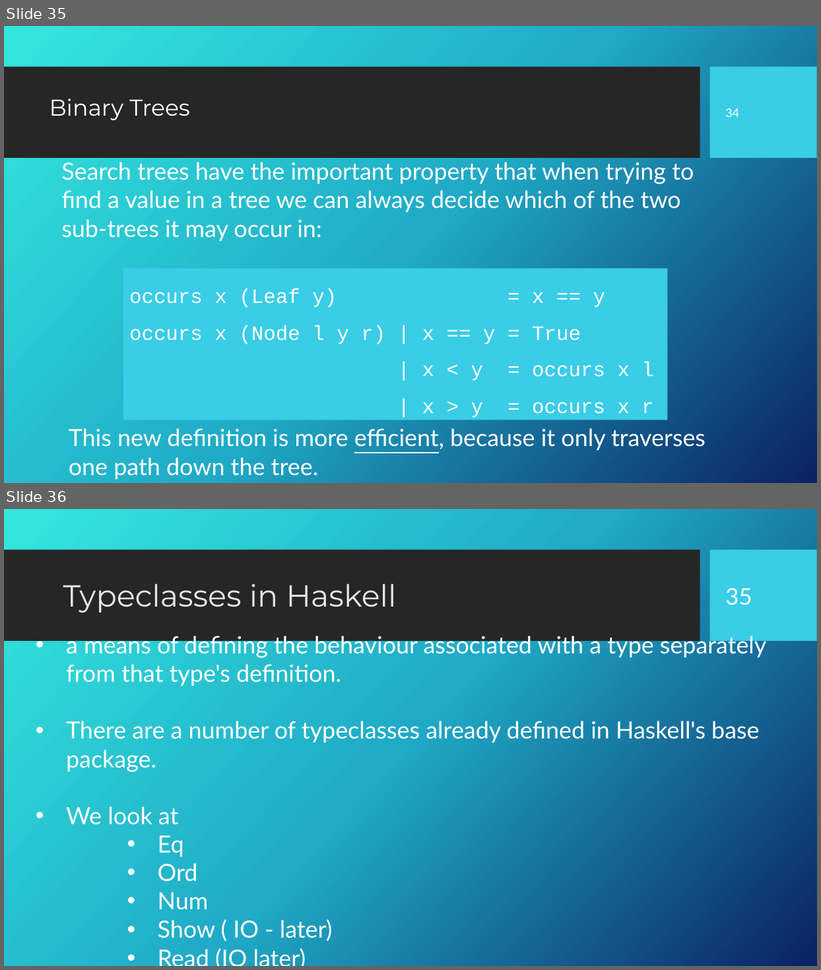
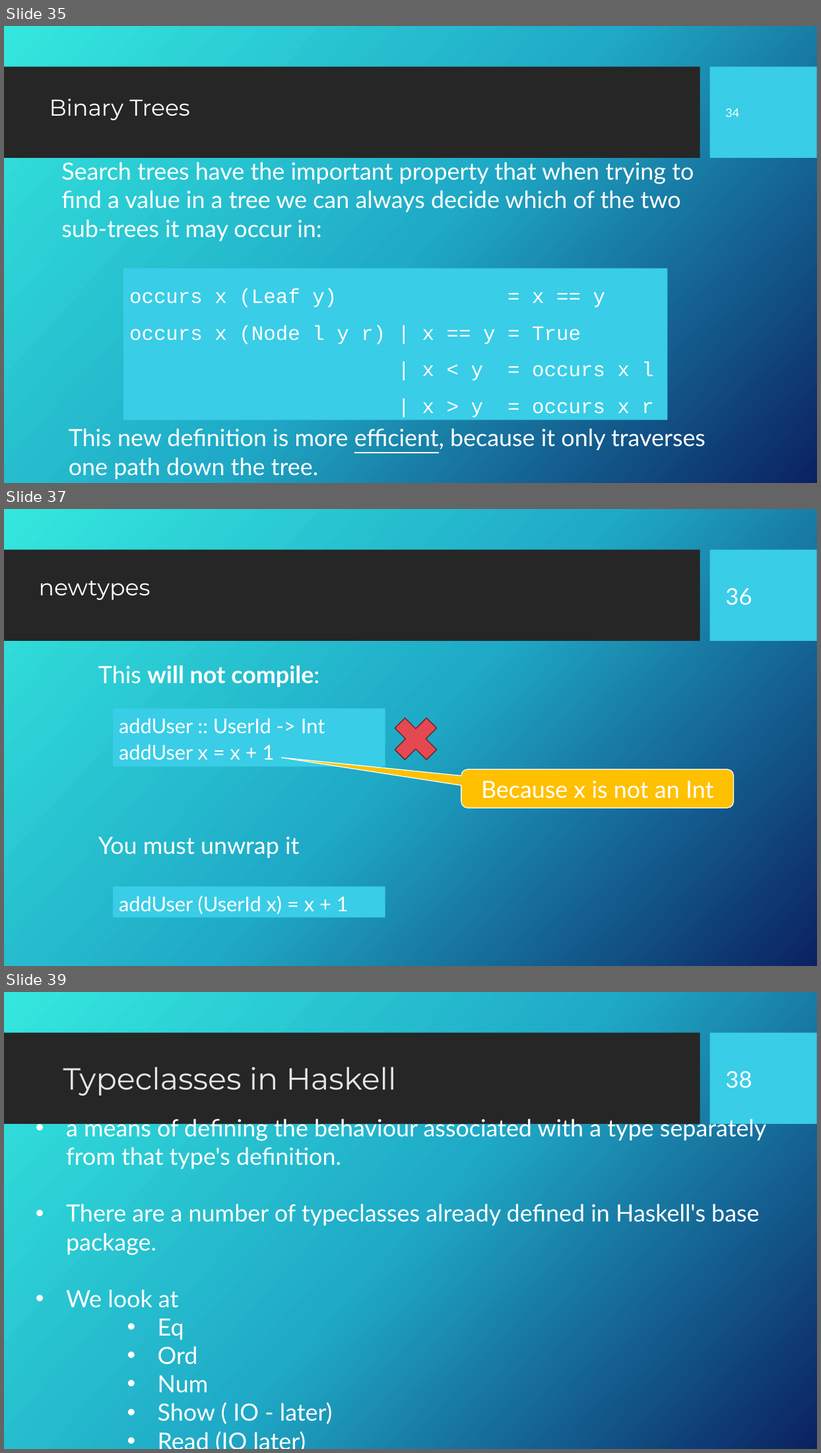
Before and after one commit to Fun-Prog-26/fun-prog-26, a slide deck: topic10-declaring-types-and-classes/unit-10a-lectures/talk-1/a-type-decl.pptx. Shown one above the other, each under a label of ours: slides 35 and 36 before the commit, slides 35, 37 and 39 after it; the slides between them are not shown. The pictures are 821x970 and 821x1453 pixels, drawn with LibreOffice and Linux fonts; fonts in the diff are those of the drawing; background and template pictures are left out. Boxes give left, top, right and bottom in pixels: in the first picture for what was removed or moved away, otherwise in the second. Text is boxed around its words. In the diff, an @@ line names an element or a change of style, - is before the commit and + after.

```diff
--- a/topic10-declaring-types-and-classes/unit-10a-lectures/talk-1/a-type-decl.pptx
+++ b/topic10-declaring-types-and-classes/unit-10a-lectures/talk-1/a-type-decl.pptx
@@ slide 37 added at (4,509,817,966), background picture (left out); not listed: 2 template elements that a slide beside it also shows @@
@@ title added at (39,580,151,600), 27 pt, text #FFFFFF @@
+newtypes
@@ page number added at (725,588,752,605), 27 pt, text #FFFFFF @@
+36
@@ text added at (98,665,319,687), 28 pt, text #FFFFFF, bold @@
+This will not compile:
@@ rectangle added at (113,708,386,766), fill #39CDE7, 24 pt, text #FFFFFF @@
+addUser :: UserId -> Int
+addUser x = x + 1
@@ cross added at (385,708,446,770), fill #E44951, outline #642024 1 pt @@
@@ rounded speech box added at (461,770,734,808), fill #FFC000, outline #FFFFFF 1 pt, 28 pt, text #FFFFFF @@
+Because x is not an Int
@@ text added at (98,837,299,858), 28 pt, text #FFFFFF @@
+You must unwrap it
@@ rectangle added at (113,887,386,918), fill #39CDE7, 24 pt, text #FFFFFF @@
+addUser (UserId x) = x + 1
@@ what was slide 36 is now slide 39 @@
@@ page number at (725,1071,752,1088): text changed @@
-35
+38
```
Also in this commit, not shown: 5 slides changed, 2 other slides added, 8 other files.
